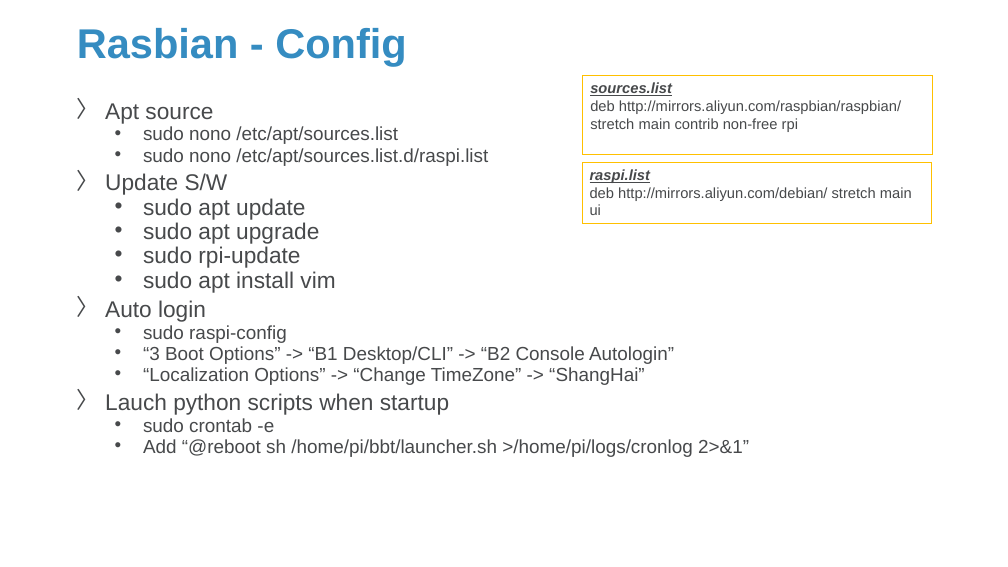
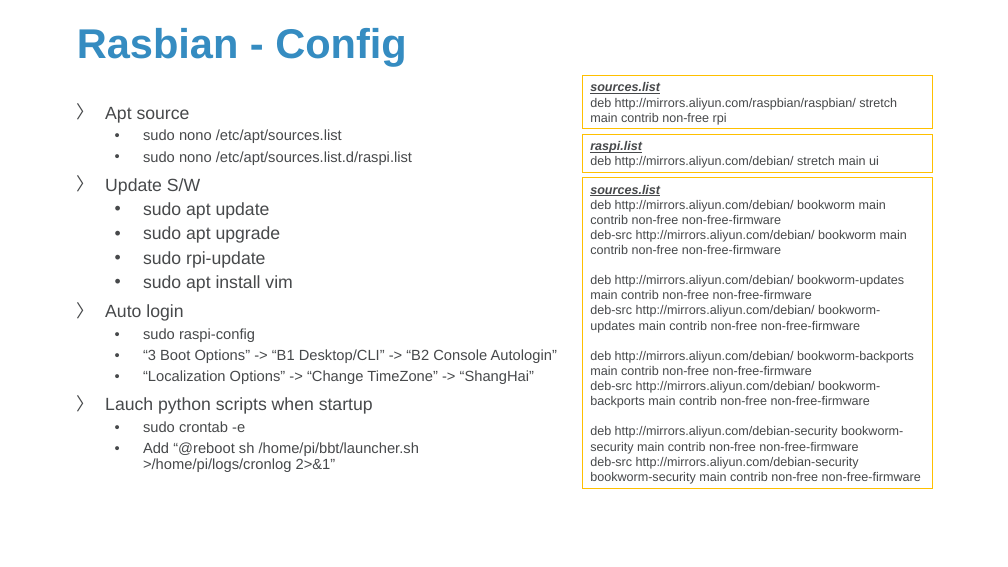
Before and after one commit to Sparks-Lu/TechNotes, a slide deck: slide 12 of Hardware/RaspberrySetup.pptx (slide 7 before the commit). Drawn at 1008x567 pixels with LibreOffice and Linux fonts; fonts in the diff are those of the drawing; background and template pictures are left out. Boxes give left, top, right and bottom in pixels: in the first picture for what was removed or moved away, otherwise in the second. Text is boxed around its words. In the diff, an @@ line names an element or a change of style, - is before the commit and + after.

```diff
--- a/Hardware/RaspberrySetup.pptx
+++ b/Hardware/RaspberrySetup.pptx
@@ rectangle "sources.list" resized from (x1=583, y1=76, x2=932, y2=154) to (x1=583, y1=76, x2=932, y2=129) @@
@@ rectangle "sources.list" at (x1=583, y1=76, x2=932, y2=129): size 14 to 12 pt @@
@@ text "Apt source" at (x1=105, y1=107, x2=557, y2=472): size 21.6 to 16.8 pt in "Apt source", "Update S/W", "sudo apt update", "sudo apt upgrade" and 4 more places; size 18 to 14 pt in "sudo nono /etc/apt/sources.list", "sudo nono /etc/apt/sources.list.d/raspi.list", "sudo raspi-config", "“3 Boot Options” -> “B1 Desktop/CLI” -> ..." and 3 more places; line spacing 0.7 to 0.9 @@
@@ rectangle "raspi.list" at (x1=583, y1=135, x2=932, y2=172): size 14 to 12 pt @@
@@ rectangle "raspi.list" resized from (x1=582, y1=163, x2=932, y2=224) to (x1=583, y1=135, x2=932, y2=172) @@
@@ rectangle added at (x1=583, y1=178, x2=932, y2=488), outline #FFC000 0.75 pt, 12 pt, text #47494B @@
+sources.list
+deb http://mirrors.aliyun.com/debian/ bookworm main contrib non-free non-free-firmware
+deb-src http://mirrors.aliyun.com/debian/ bookworm main contrib non-free non-free-firmware
+deb http://mirrors.aliyun.com/debian/ bookworm-updates main contrib non-free non-free-firmware
+deb-src http://mirrors.aliyun.com/debian/ bookworm-updates main contrib non-free non-free-firmware
+deb http://mirrors.aliyun.com/debian/ bookworm-backports main contrib non-free non-free-firmware
+deb-src http://mirrors.aliyun.com/debian/ bookworm-backports main contrib non-free non-free-firmware
+deb http://mirrors.aliyun.com/debian-security bookworm-security main contrib non-free non-free-firmware
+deb-src http://mirrors.aliyun.com/debian-security bookworm-security main contrib non-free non-free-firmware
```
Also in this commit, not shown: 11 other slides changed, 8 slides added, 41 other files.
